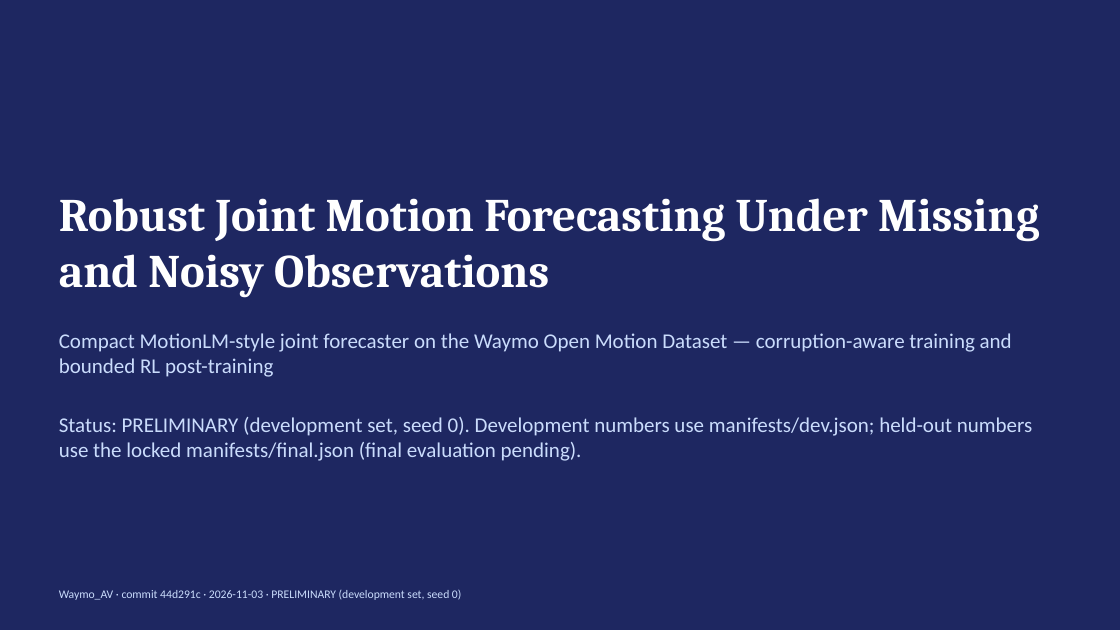
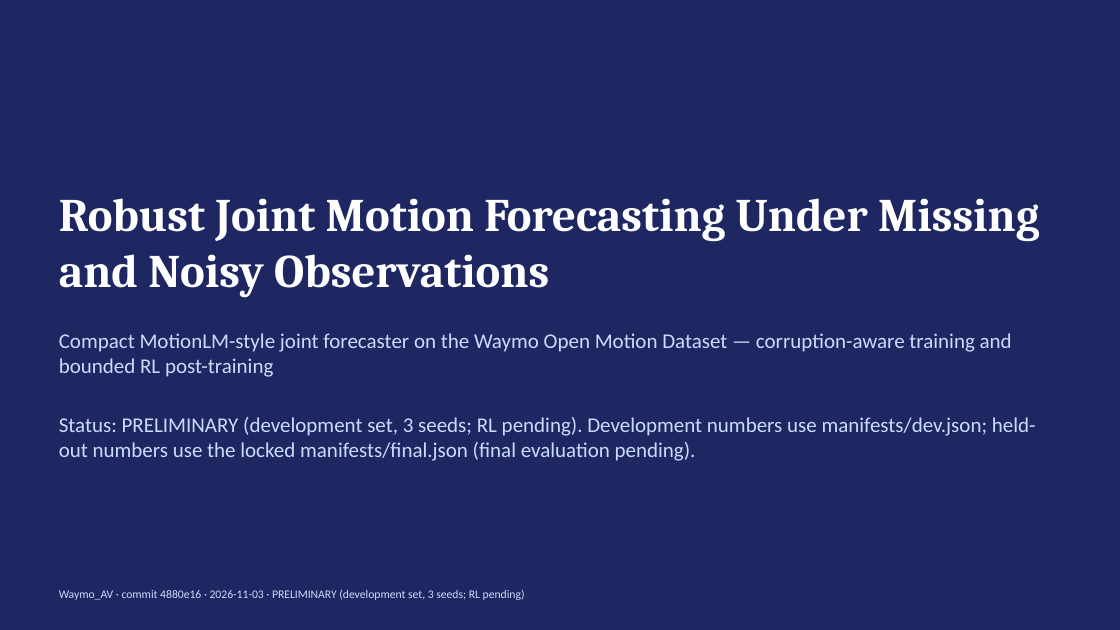
Before and after one commit to jarettpoliner/joint-motion, a slide deck: slide 1 of slides/waymo_av_results_prelim.pptx. Drawn at 1120x630 pixels with LibreOffice and Linux fonts; fonts in the diff are those of the drawing. Boxes give left, top, right and bottom in pixels: in the first picture for what was removed or moved away, otherwise in the second. Text is boxed around its words. In the diff, an @@ line names an element or a change of style, - is before the commit and + after.

Commit message:
Preliminary deck refreshed with three-seed dev results

```diff
--- a/slides/waymo_av_results_prelim.pptx
+++ b/slides/waymo_av_results_prelim.pptx
@@ text at <box>59,417,1036,461</box>: text changed @@
-Status: PRELIMINARY (development set, seed 0). Development numbers use manifests/dev.json; held-out numbers use the locked manifests/final.json (final evaluation pending).
+Status: PRELIMINARY (development set, 3 seeds; RL pending). Development numbers use manifests/dev.json; held-out numbers use the locked manifests/final.json (final evaluation pending).
@@ text at <box>59,589,525,600</box>: text changed @@
-Waymo_AV · commit 44d291c · 2026-11-03 · PRELIMINARY (development set, seed 0)
+Waymo_AV · commit 4880e16 · 2026-11-03 · PRELIMINARY (development set, 3 seeds; RL pending)
```
Also in this commit, not shown: 9 other slides changed, 5 other files.
